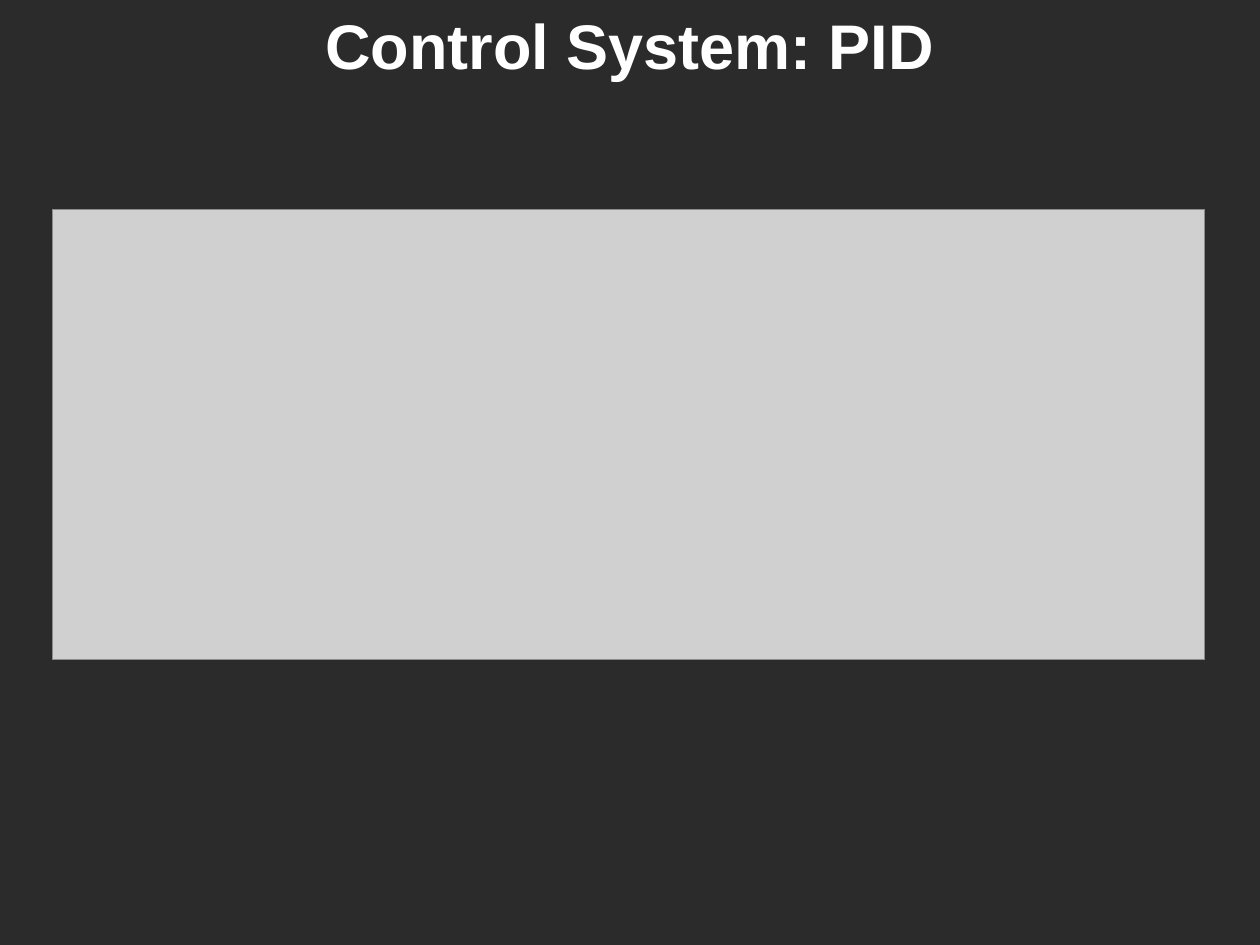
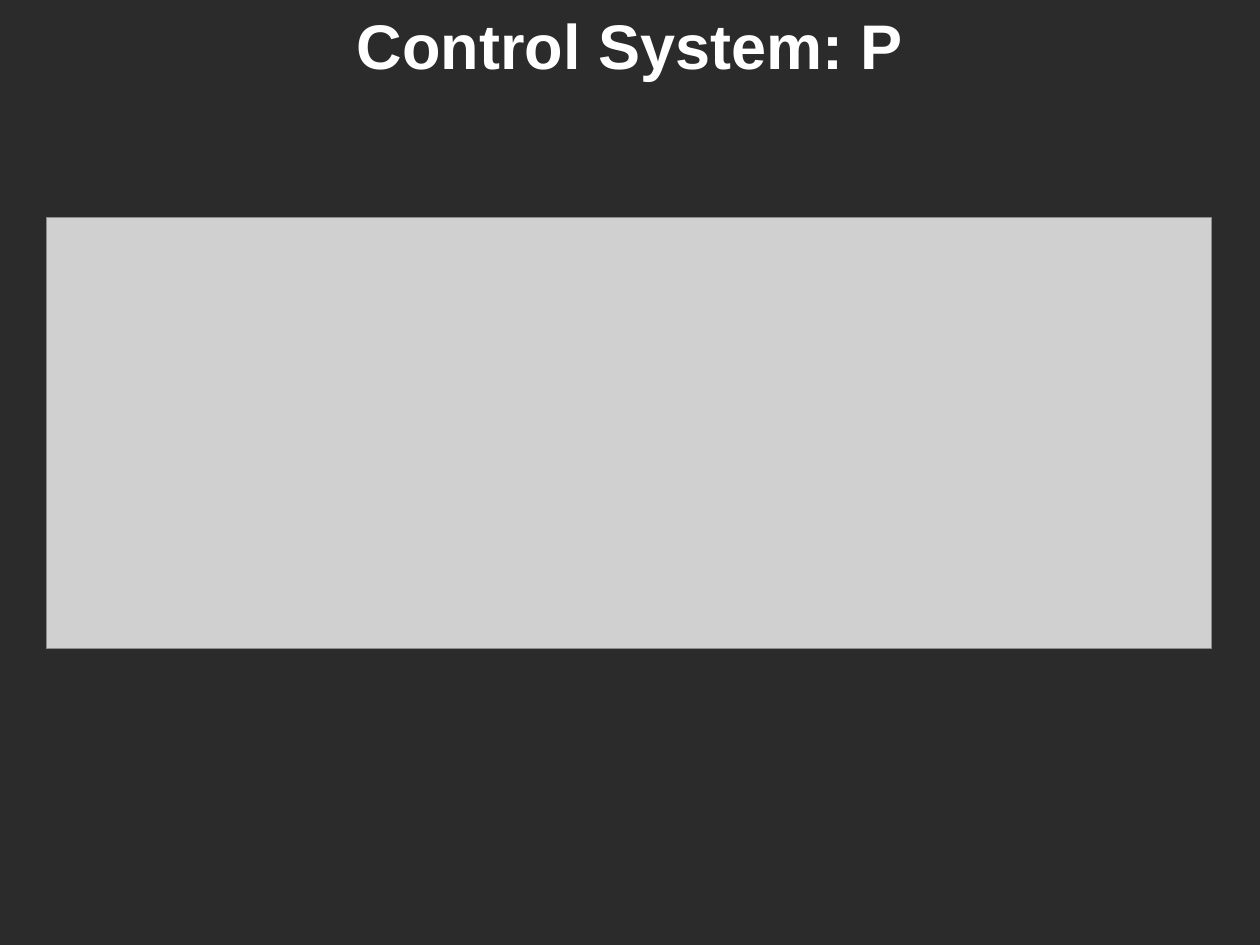
Before and after one commit to ominux/ece532, a slide deck: slide 7 of project/april_11/john.pptx. Drawn at 1260x945 pixels with LibreOffice and Linux fonts; fonts in the diff are those of the drawing; grey boxes stand for pictures; background and template pictures are left out; a plain dark background stands for a picture behind light text. Boxes give left, top, right and bottom in pixels: in the first picture for what was removed or moved away, otherwise in the second. Text is boxed around its words. In the diff, an @@ line names an element or a change of style, - is before the commit and + after.

```diff
--- a/project/april_11/john.pptx
+++ b/project/april_11/john.pptx
@@ text at [357, 23, 902, 80]: text changed @@
-Control System: PID
+Control System: P
@@ picture: place and size @@
-picture at [53, 209, 1205, 659]
+picture at [47, 217, 1212, 649]
```
Also in this commit, not shown: 4 other slides changed, 2 slides added, 1 slide removed.
